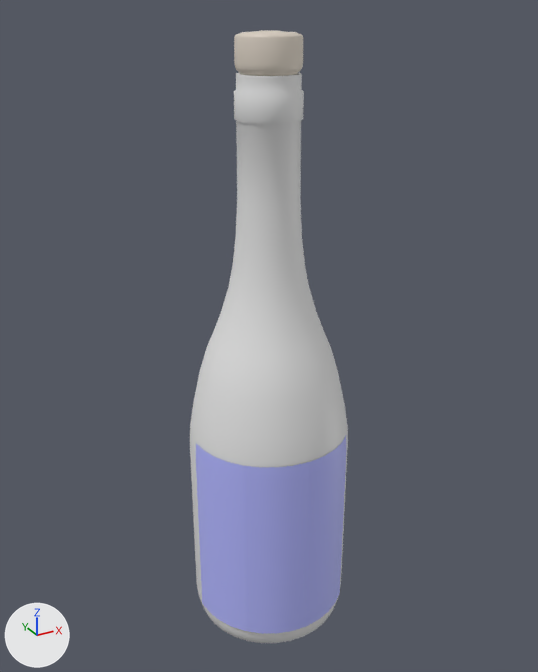
Before and after pictures for a commit that changed the glTF model scroll2/models/3.0/DW.glb.
Before and after are seen from a 50 mm lens placed at (-0.17, -0.308, 0.224), pointed at (0.002, 0.004, 0.067). Arrows for +X, +Y and +Z are at lower left; the lights stay in place. Where no turn or scale is listed for an object, it has been applied to the vertices.

The scene before the commit, as lines of its bpy script (objects in view):
```python
mat_cork = principled_material('Cork')
mat_cork.base_color = (0.638, 0.563, 0.495)  # light grey #d1c6bb
mat_cork.emission_color = (0.0495, 0.0491, 0.0382)  # black #3f3f37
mat_cork.emission_strength = 1.0
mat_label = principled_material('Label')
mat_label.base_color = (0.465, 0.491, 1.0)  # blue #b5baff
me_bottle = bpy.data.meshes.new('bottle')
me_bottle.from_pydata(...)  # 1570 vertices, 3136 faces; spans x -0.043..0.043, y -0.043..0.043, z 0.0..0.3
me_bottle.materials.append(mat_glass)  # white #e7e7e7
me_cork = bpy.data.meshes.new('cork')
me_cork.from_pydata(...)  # 448 vertices, 892 faces; spans x -0.0152..0.0152, y -0.0153..0.0152, z 0.2773..0.3175
me_cork.materials.append(mat_cork)  # light grey #d1c6bb
me_label = bpy.data.meshes.new('label')
me_label.from_pydata(...)  # 54 vertices, 64 faces; spans x -0.0431..0.0305, y -0.0431..0.0007, z 0.0141..0.1208
me_label.materials.append(mat_label)  # blue #b5baff
ob_bottle = bpy.data.objects.new('bottle', me_bottle)
ob_bottle.location = (0.0, 0.0, -0.1027)
ob_cork = bpy.data.objects.new('cork', me_cork)
ob_cork.location = (0.0, 0.0, -0.1027)
ob_label = bpy.data.objects.new('label', me_label)
ob_label.location = (-0.0004, -0.0007, -0.1027)
```
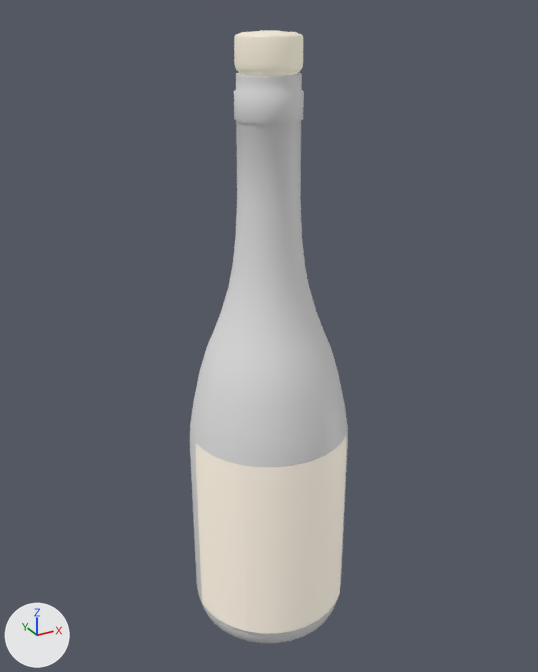
Boxes [x1, y1, x2, y2] around the edits, measured in the pictures (538 x 672 px):
'label', recoloured, surface changed (blue to white)
    both: [196, 436, 346, 634]
'cork', recoloured (grey to white)
    both: [234, 30, 303, 76]

What changed in the scene script:
```text
Change mat_cork:
    mat_cork.emission_color: (0.0495, 0.0491, 0.0382) -> (0.253, 0.251, 0.189)  # black #3f3f37 -> grey #8a8978
Change mat_label:
    mat_label.base_color: (0.465, 0.491, 1.0) -> (1.0, 0.887, 0.723)  # blue #b6baff -> white #fff2dd
    add mat_label.emission_strength = 0.15
```
